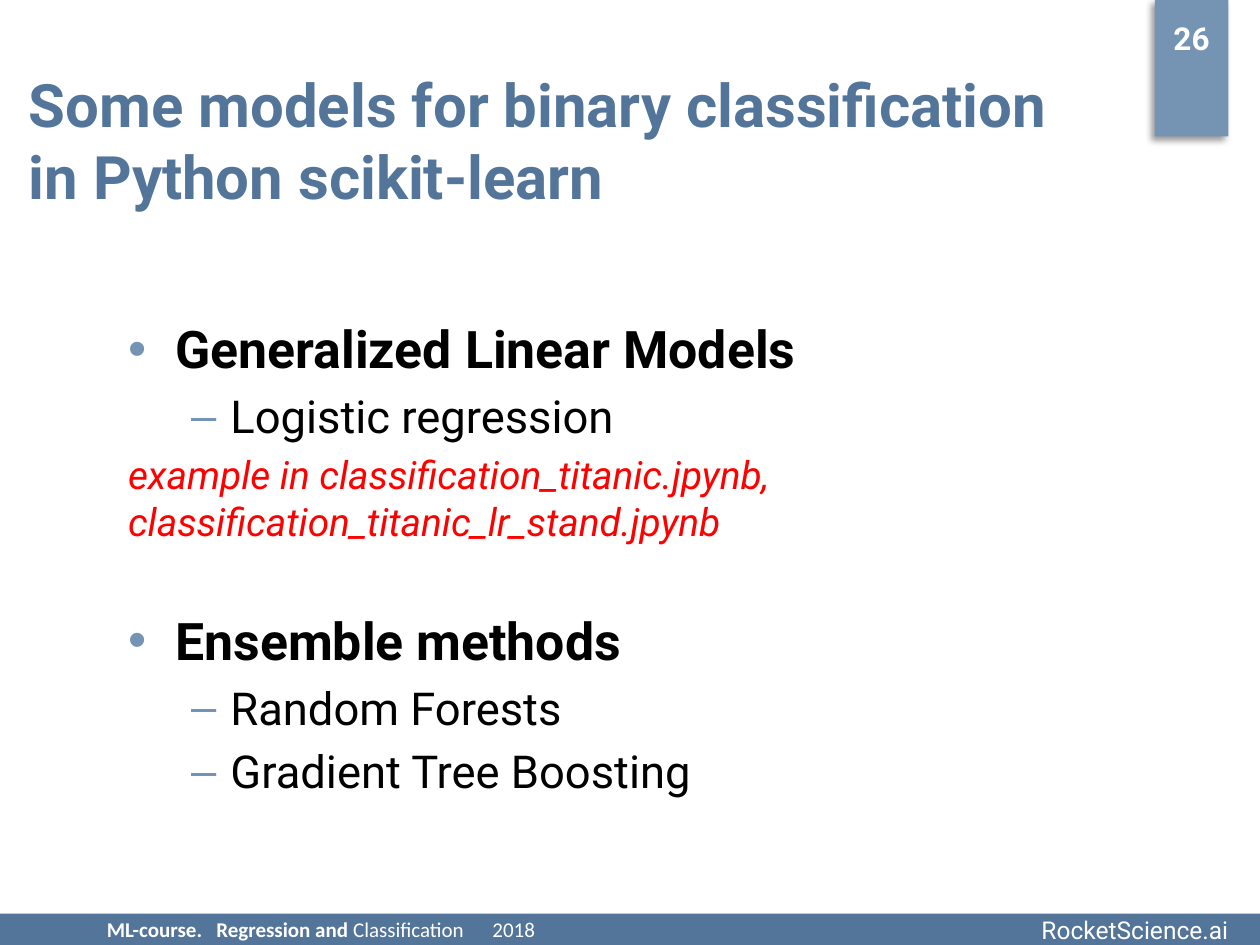
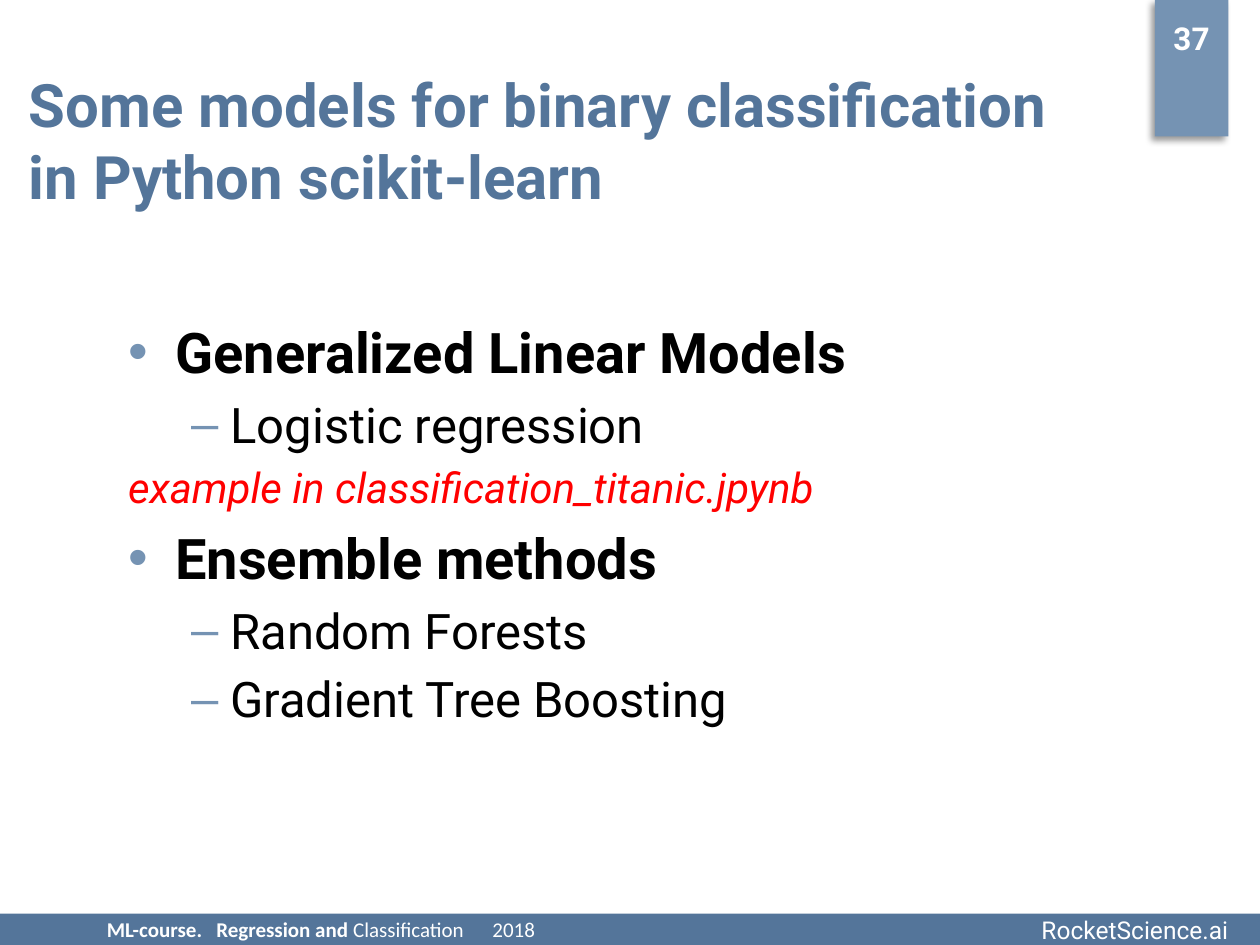
Before and after one commit to rjaffk/tensorby, a slide deck: slide 37 of lecture_2/presentation/lecture_2.pptx (slide 26 before the commit). Drawn at 1260x945 pixels with LibreOffice and Linux fonts; fonts in the diff are those of the drawing; background and template pictures are left out. Boxes give left, top, right and bottom in pixels: in the first picture for what was removed or moved away, otherwise in the second. Text is boxed around its words. In the diff, an @@ line names an element or a change of style, - is before the commit and + after.

```diff
--- a/lecture_2/presentation/lecture_2.pptx
+++ b/lecture_2/presentation/lecture_2.pptx
@@ text at (1173,27,1209,50): text changed @@
-26
+37
@@ text at (175,331,846,728): size 29.6 to 32 pt in "Generalized Linear Models", "Ensemble methods"; size 25.9 to 28 pt in "Logistic regression", "Random Forests", "Gradient Tree Boosting" @@
@@ text at (128,471,813,512): text changed; size 22.2 to 24 pt @@
-  example in classification_titanic.jpynb, classification_titanic_lr_stand.jpynb
+  example in classification_titanic.jpynb
```
Also in this commit, not shown: 10 other slides changed, 9 slides added, 6 other files.
